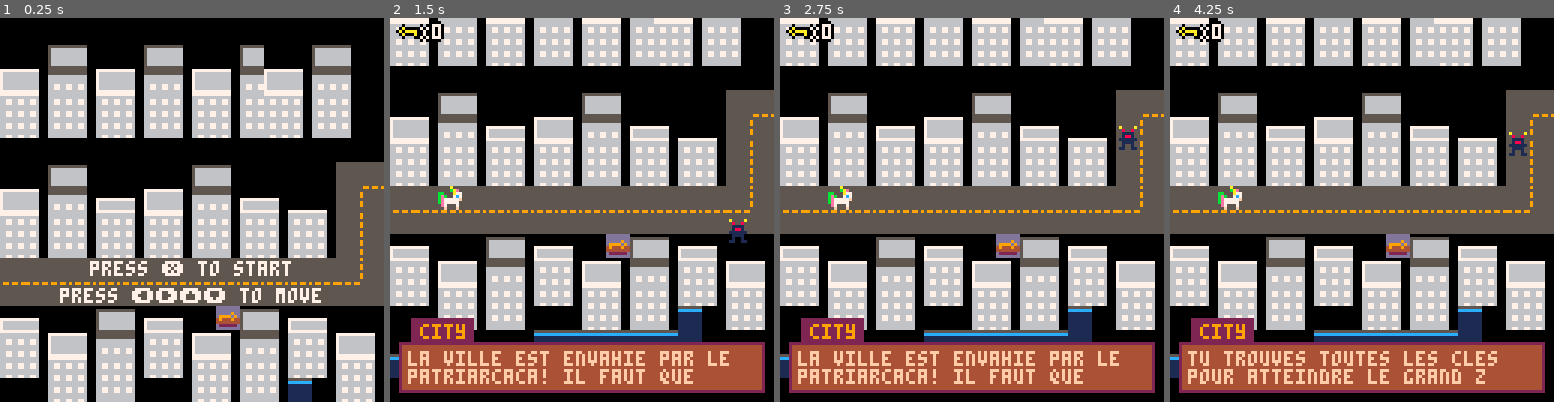
Above: before the commit, frames 1-4 (left to right).
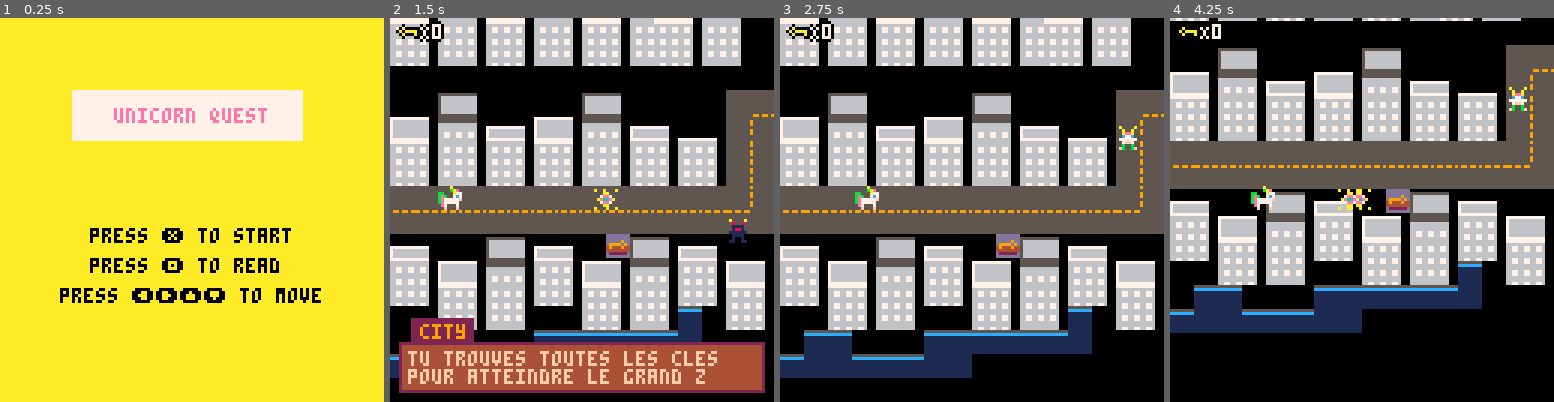
Above: after the commit, the same moments.

Repository: Zineb-Ada/pico8Lua
Game: PICO-8 cartridge src/licornemap.p8
The game is run twice, just before and just after one commit, with the same random seed, the same clock (stepped at 60 frames per second) and the same inputs.
Inputs:
- Up to frame 1 (0.25 s): no input
- Up to frame 2 (1.5 s): tap X (X key) at 0.33, 1.07 s; tap O (Z key) at 0.7 s
- Up to frame 3 (2.75 s): hold Right 1.6-2.1 s; tap O (Z key) at 1.7, 2.1, 2.5 s; tap X (X key) at 1.85 s; hold Up 2.15-2.42 s; hold Right from 2.47 s (still down)
- Up to frame 4 (4.25 s): tap O (Z key) every 0.4 s from 2.9 to 4.1 s; tap X (X key) at 2.97, 4.08 s; release Right at 3.03 s; hold Left 3.08-3.58 s; hold Down 3.63-3.97 s; hold Right from 4.02 s (still down)

The runs differ from the first frame. In frame 1, 98% of the frame differs, in the area x 0-100%, y 0-100%; in frame 2, 2.3%; in frame 3, 14%; in frame 4, 73%.

Commit message:
Update licornemap.p8
Unicorn game fonctionnel

Diff:
--- a/src/licornemap.p8
+++ b/src/licornemap.p8
@@ -6,17 +6,17 @@
 function _init()
 	scene="menu"
 	title_screen()
+	music(59)
  create_player()
  init_message()
  create_message("city",
  "la ville est envahie par le\npatriarcaca! il faut que","tu trouves toutes les cles\npour atteindre le grand z","en chemin, utilise le pouvoir\ndes paillettes pour liberer","ses disciples de l'emprise\ndu male !")
  enemies={}
  gen_enemies()
--- friends={}
--- gen_friends()
  sparkles={}
  rainbows={}
  gen_rainbow()
+ create_big_unicorn()
 end
 
 function _update()
@@ -28,15 +28,25 @@
  update_message()
  enemy_movement()
  rainbow_movement()
--- friends_movement()
  interact()
-
- for e in all(enemies)  do
+ bu_movement()
+ score_text()
+
   for s in all(sparkles) do
-	  if hit(e,s) then
+	  if hit(new_enemy,s) then
 	  del(sparkles,s)
-   del(enemies,e)
+   del(enemies,new_enemy)
    end
+
+ 		if hit(ne,s) then
+ 				del(sparkles,s)
+ 				del(enemies,ne)
+ 		end
+
+ 		if hit(ez,s) then
+ 		del(sparkles,s)
+ 		del(enemies,ez)
+ 		ez.score+=10
 	 end
  end
 end
@@ -44,21 +54,31 @@
 function _draw()
 	cls()
 	draw_map()
+	if candy_unicorn==false then
 	draw_player()
+	end
+
+	if candy_unicorn==true then
+	draw_big_unicorn()
+	end
+
 	for r in all(rainbows) do
 		spr(68,r.x*8,r.y*8)
 	end
+
 	for e in all(enemies) do
 		spr(70,e.x*8,e.y*8)
-	end
---	for f in all(friends) do
-	-- spr(69,f.x*8,f.y*8)
---	end
+		spr(ez.sprite,ez.x*8,ez.y*8,4,4)
+	end
+
 	for s in all(sparkles) do
 	spr(88,s.x*8,s.y*8)
  end
  draw_ui()
  draw_message()
+ if end_game==true then
+ draw_endgame()
+ end
 end
 
 -->8
@@ -91,9 +111,12 @@
  sfx(20)
 end
 
+candy_unicorn=false
 function pick_up_candy(x,y)
 	next_tile(x,y)
+	candy_unicorn=true
 	sfx(0)
+
 end
 
 
@@ -152,10 +175,13 @@
  if check_flag(7,x,y) then
  	pick_up_candy(x,y)
  	end
+ if pick_up_candy == true then
+ 	p = bu
+ 	end
 
  if check_flag(2,x,y)
  and not pass_over then
-	create_message("piupiu","piapia")
+	create_message("ami","tu touches au but, le grand z\nse trouve derriere cette porte", "le bonbon tu mangeras","la force tu auras")
  pass_over=true
 	end
 end
@@ -176,8 +202,11 @@
 function gen_enemies()
 	new_enemy={x=14,y=5, speed=0.2, sens=1,axe="v"}
 	ne={x=22,y=16, speed=0.1, sens=1,axe="h"}
+ ez={x=41,y=8,sprite=84,speed=0.2,sens=1,axe="v",score=0}
+
  add(enemies,new_enemy)
  add(enemies,ne)
+ add(enemies,ez)
 
 end
 
@@ -206,8 +235,9 @@
 --enemies
 function gen_friends()
 	new_friend={x=10,y=10, speed=1, sens=0.05,axe="h"}
---	ne={x=22,y=16, speed=1, sens=0.1,axe="h"}
+	ezr={x=41,y=8,sprite=197,speed=0.2,sens=1,axe="v"}
  add(friends,new_friend)
+ add(friends,ezr)
 end
 
 function friends_movement()
@@ -265,8 +295,10 @@
 function gen_rainbow()
 	new_rainbow={x=14,y=5, speed=0.2, sens=1,axe="v"}
 	nr={x=22,y=16, speed=0.1, sens=1,axe="h"}
+ rainbow_z={x=43,y=8,sprite=84,speed=0.2,sens=1,axe="v"}
  add(rainbows,new_rainbow)
  add(rainbows,nr)
+ add(rainbows,rainbow_z)
 
 end
 
@@ -293,13 +325,13 @@
 
 function title_screen()
     while not btn(4) and  not btn(5) do
-        rectfill(0,0,127,127,0)
-        rectfill(16,24,104,64,0)
-        map(0,0,0,8,22,22)
-        color(7)
-        cursor(22,80)
-        print("press ❎ to start",30,81)
-        print("press ⬅️➡️⬆️⬇️ to move",20,90)
+        cls(10)
+
+        rectfill(24,24,100,40,7)
+       	print("unicorn quest",38,30,14)
+       	print("press ❎ to start",30,70,0)
+       	print("press 🅾️ to read",30,80,0)
+        print("press ⬅️➡️⬆️⬇️ to move",20,90,0)
         flip()
     end
 end
@@ -336,7 +368,7 @@
 	end
 
 function update_message()
-	if (btnp(⬇️)) then
+	if (btnp(🅾️)) then
 		deli(messages,1)
 		end
 end
@@ -352,6 +384,57 @@
 			end
 	end
 
+-->8
+--big unicorn
+
+function create_big_unicorn()
+bu={x=36, y=9,
+	sprite=82,
+	speed=0.2,
+	}
+end
+
+function draw_big_unicorn()
+	spr(bu.sprite,bu.x*8,bu.y*8,2,2)
+end
+
+function bu_movement()
+	newx=bu.x
+	newy=bu.y
+
+	if (btn(⬅️)) newx-=bu.speed
+	if (btn(➡️)) newx+=bu.speed
+	if (btn(⬆️)) newy-=bu.speed
+	if (btn(⬇️)) newy+=bu.speed
+	if (btnp(❎)) shoot()
+
+update_sparkles()
+
+	end
+
+-->8
+-- winner page
+end_game=false
+function score_text()
+    if ez.score == 10 then
+    end_game=true
+    end
+end
+
+function draw_endgame()
+	cls(14)
+	rectfill(31,53,112,79,2)
+	rectfill(28,50,110,76,0)
+	print ("bravo, tu as vaincu\nle patriarcaca!",32,58,10)
+	end
+…(8 lines of a section not shown)…
 
 
 
@@ -475,166 +558,166 @@
 
 __gff__
 0001210101000000000000000101010101010101010101000000000001010101010101010101010100000000010101010101010101010101000000000101010100000000000000000404000000000000000000000000000000080000000000000000000000000000000000000000000080000000000000000201000000000000
-0200000000000005050505000000000100000000000000050505050000000001000000000001010505050500000000010000050400050505050505000000000100010000000000000404000000000000000000000000000000000000000000000000000000000000000000000000000000000000000000000000000000000000
+0200000000000000050505000000000100000000000000000505050000000001000000000001010505050500000000010000050400050505050505000000000100010000000000000004000000000000000000000000000000000000000000000000000000000000000000000000000000000000000000000000000000000000
 __map__
 0102030401020304010203010203040707070707070707070707070707070707070707070707070707070707070707070707070707070707070707070707070000000000000000000000000000000000000000000000000000000000000000000000000000000000000000000000000000000000000000000000000000000000
 1112131411121314111213111213140707070707070707070707070707070707070707070707070707070707070707070707070707070707070707070707070000000000000000000000000000000000000000000000000000000000000000000000000000000000000000000000000000000000000000000000000000000000
 2122232421222324212223212223241715160707070715160707070707070707070707070707070707070707070707070707070707070707070707070707070000000000000000000000000000000000000000000000000000000000000000000000000000000000000000000000000000000000000000000000000000000000
 3132333431323334313233313233340125262526252625260707070707070707070707070707070707070707070707070707070707070707070707070707070000000000000000000000000000000000000000000000000000000000000000000000000000000000000000000000000000000000000000000000000000000000
 07070707070707070707070707070101353635363536353607070701020304070707070707c1c1c1c1c1c1c1c1c1c1c10707070707070707070707070707070000000000000000000000000000000000000000000000000000000000000000000000000000000000000000000000000000000000000000000000000000000000
-01020304070701010304070707076d6e282928295929080907151611121314151607070707c1c0c0c0c0d0d1c0c0c0c10707070707070707070707070707070000000000000000000000000000000000000000000000000000000000000000000000000000000000000000000000000000000000000000000000000000000000
-11121314151611121314151607077d7e383938393839181980252621222324252607070707c14fd0d14fe0e1c0d0d1c10707070707070707070707070707070000000000000000000000000000000000000000000000000000000000000000000000000000000000000000000000000000000000000000000000000000000000
-21222324252621222324252625260a0b0102030415160a0b01020304323334353627272727c14fe0e14f4fc0c0e0e1c10707070707070707070707070707070000000000000000000000000000000000000000000000000000000000000000000000000000000000000000000000000000000000000000000000000000000000
-31323334353631323334353635361a1b1112131425261a1b11121314070707c1c1c1c1c1c1c14f4f4f54555657c0c0c10707070707070707070707070707070000000000000000000000000000000000000000000000000000000000000000000000000000000000000000000000000000000000000000000000000000000000
-6a696a286a6a6a292829282928292a2b2122232435360a0b21222324272727c14f4f4f704f4f4fd0d164656667d0d1c10707070707070707070707070707070000000000000000000000000000000000000000000000000000000000000000000000000000000000000000000000000000000000000000000000000000000000
-7a797a7a7a7a7a7a7a7a7a397a7a3a3b3132333407071a1b31323334373737c14f4f4f4f4f4f4fe0e174757677e0e1c10707070707070707070707070707070000000000000000000000000000000000000000000000000000000000000000000000000000000000000000000000000000000000000000000000000000000000
-1516015a0304151601800304151601000304272727070a0b07070102050506c14f4f4f4f4f4f4f4f4f8485864fc0c0c10707070707070707070707070707070000000000000000000000000000000000000000000000000000000000000000000000000000000000000000000000000000000000000000000000000000000000
-252611121314252611121314252611121314010203041a1b15161112111206c14f4f111227c14fd0d14fd0d1c0d0d1c10707070707070707070707070707070000000000000000000000000000000000000000000000000000000000000000000000000000000000000000000000000000000000000000000000000000000000
-353621222324353621222324353621222324111213140a0b25262122212206c14f4f212237c14fe0e14fe0e1c0e0e1c10707070707070707070707070707070000000000000000000000000000000000000000000000000000000000000000000000000000000000000000000000000000000000000000000000000000000000
+01020304070701010304070707076d6e282928295929080907151611121314151607070707c1c0c0c0c0c0c0c0c0c0c10707070707070707070707070707070000000000000000000000000000000000000000000000000000000000000000000000000000000000000000000000000000000000000000000000000000000000
+11121314151611121314151607077d7e383938393839181980252621222324252607070707c14fd0d14fd0d1c0d0d1c10707070707070707070707070707070000000000000000000000000000000000000000000000000000000000000000000000000000000000000000000000000000000000000000000000000000000000
+21222324252621222324252625260a0b0102030415160a0b01020304323334353627272727c14fe0e14fe0e1c0e0e1c10707070707070707070707070707070000000000000000000000000000000000000000000000000000000000000000000000000000000000000000000000000000000000000000000000000000000000
+31323334353631323334353635361a1b1112131425261a1b11121314070707c1c1c1c1c1c1c14f4f4fc0c0c057c0c0c10707070707070707070707070707070000000000000000000000000000000000000000000000000000000000000000000000000000000000000000000000000000000000000000000000000000000000
+6a696a286a6a6a292829282928292a2b2122232435360a0b21222324272727c14f4f4f704f374fd0d1c0d0d1c0d0d1c10707070707070707070707070707070000000000000000000000000000000000000000000000000000000000000000000000000000000000000000000000000000000000000000000000000000000000
+7a797a7a7a7a7a7a7a7a7a397a7a3a3b3132333407071a1b31323334373737c14f4f4f4f4f374fe0e1c0e0e1c0e0e1c10707070707070707070707070707070000000000000000000000000000000000000000000000000000000000000000000000000000000000000000000000000000000000000000000000000000000000
+1516015a0304151601800304151601000304272727070a0b07070102050506c14f4f4f4f4f374f4f4f84c0c0c0c0c0c10707070707070707070707070707070000000000000000000000000000000000000000000000000000000000000000000000000000000000000000000000000000000000000000000000000000000000
+252611121314252611121314252611121314010203041a1b15161112111206c14f4f111206c14fd0d14fd0d1c0d0d1c10707070707070707070707070707070000000000000000000000000000000000000000000000000000000000000000000000000000000000000000000000000000000000000000000000000000000000
+353621222324353621222324353621222324111213140a0b25262122212206c14f4f212206c14fe0e14fe0e1c0e0e1c10707070707070707070707070707070000000000000000000000000000000000000000000000000000000000000000000000000000000000000000000000000000000000000000000000000000000000
 070731323334070731323334270731323334212223241a1b35363132313280c1b2c1313206c1c14f4f4f4fc0c0c0c0c10707070707070707070707070707070000000000000000000000000000000000000000000000000000000000000000000000000000000000000000000000000000000000000000000000000000000000
-072727070707272727272727370707070707313233344d4e282928292829282928292829696ac1c0c0c0c0c0c0c0c0c10707070707070707070707070707070000000000000000000000000000000000000000000000000000000000000000000000000000000000000000000000000000000000000000000000000000000000
-273737272727373707070707070707070707070715165d5e383938393839383938393839797ac1c1c1c1c1c1c1c1c1c10707070707070707070707070707070000000000000000000000000000000000000000000000000000000000000000000000000000000000000000000000000000000000000000000000000000000000
-0707070707070707070707070707070707070707252615161516151607070707070707828282828282828282070707070707070707070707070707070707070000000000000000000000000000000000000000000000000000000000000000000000000000000000000000000000000000000000000000000000000000000000
-0707070707070707070707070707070707070707070725262526252607070707070782828282828282828282070707070707070707070707070707070707070000000000000000000000000000000000000000000000000000000000000000000000000000000000000000000000000000000000000000000000000000000000
-0707070707070707070707070707070707070707070707070707070707070707070707828282828282828282070707070707070707070707070707070707070000000000000000000000000000000000000000000000000000000000000000000000000000000000000000000000000000000000000000000000000000000000
-0707070707070707070707070707070707070707070707070707070707070707070707050505053c3d3e3f05070707070707070707070707070707070707070000000000000000000000000000000000000000000000000000000000000000000000000000000000000000000000000000000000000000000000000000000000
-0707070707070707070707070707070707070707070707070707070707070707070707070707070707070707070707070707070707070707070707070707070000000000000000000000000000000000000000000000000000000000000000000000000000000000000000000000000000000000000000000000000000000000
-0707070707070707070707070707070707070707070707070707070707070707070707070707070707070707070707070707070707070707070707070707070000000000000000000000000000000000000000000000000000000000000000000000000000000000000000000000000000000000000000000000000000000000
-0707070707070707070707070707070707070707070707070707070707070707070707070707070707070707070707070707070707070707070707070707070000000000000000000000000000000000000000000000000000000000000000000000000000000000000000000000000000000000000000000000000000000000
-0707070707070707070707070707070707070707070707070707070707070707070707070707070707070707070707070707070707070707070707070707070000000000000000000000000000000000000000000000000000000000000000000000000000000000000000000000000000000000000000000000000000000000
-0707070707070707070707070707070707070707070707070707070707070707070707070707070707070707070707070707070707070707070707070707070000000000000000000000000000000000000000000000000000000000000000000000000000000000000000000000000000000000000000000000000000000000
-0707070707070707070707070707070707070707070707070707070707070707070707070707070707070707070707070707070707070707070707070707070000000000000000000000000000000000000000000000000000000000000000000000000000000000000000000000000000000000000000000000000000000000
-0707070707070707070707070707070707070707070707070707070707070707070707070707070707070707070707070707070707070707070707070707070000000000000000000000000000000000000000000000000000000000000000000000000000000000000000000000000000000000000000000000000000000000
-0707070707070707070707070707070707070707070707070707070707070707070707070707070707070707070707070707070707070707070707070707070000000000000000000000000000000000000000000000000000000000000000000000000000000000000000000000000000000000000000000000000000000000
-0707070707070707070707070707070707070707070707070707070707070707070707070707070707070707070707070707070707070707070707070707070000000000000000000000000000000000000000000000000000000000000000000000000000000000000000000000000000000000000000000000000000000000
-0707070707070707070707070707070707070707070707070707070707070707070707070707070707070707070707070707070707070707070707070707070000000000000000000000000000000000000000000000000000000000000000000000000000000000000000000000000000000000000000000000000000000000
-0707070707070707070707070707070707070707070707070707070707070707070707070707070707070707070707070707070707070707070707070707070000000000000000000000000000000000000000000000000000000000000000000000000000000000000000000000000000000000000000000000000000000000
-…(129 lines of a section not shown)…
+072727070707272727272727370707070707313233344d4e282928292829282928292829696ac1d0d1c0d0d1c0d0d1c10707070707070707070707070707070000000000000000000000000000000000000000000000000000000000000000000000000000000000000000000000000000000000000000000000000000000000
+273737272727373707070707070707070707070715165d5e383938393839383938393839797ac1e0e184e0e184e0e1c10707070707070707070707070707070000000000000000000000000000000000000000000000000000000000000000000000000000000000000000000000000000000000000000000000000000000000
+0707070707070707070707070707070707070707252615161516151605050505050505050505c18484848484848484c10707070707070707070707070707070000000000000000000000000000000000000000000000000000000000000000000000000000000000000000000000000000000000000000000000000000000000
+0707070707070707070707070707070707070707070725262526252605050505050505050505c1d0d184d0d184d0d1c10707070707070707070707070707070000000000000000000000000000000000000000000000000000000000000000000000000000000000000000000000000000000000000000000000000000000000
+0707070707070707070707070707070707070707070707070707070705050505050505050505c1e0e184e0e184e0e1c10707070707070707070707070707070000000000000000000000000000000000000000000000000000000000000000000000000000000000000000000000000000000000000000000000000000000000
+0707070707070707070707070707070707070707070707070707070705050505050505050505c1c1c1c1c1c1c1c1c1c10707070707070707070707070707070000000000000000000000000000000000000000000000000000000000000000000000000000000000000000000000000000000000000000000000000000000000
+0707070707070707070707070707070707070707070707070707070707070707070707070707070707070707070707070707070707070707070707070707070000000000000000000000000000000000000000000000000000000000000000000000000000000000000000000000000000000000000000000000000000000000
+0707070707070707070707070707070707070707070707070707070707070707070707070707070707070707070707070707070707070707070707070707070000000000000000000000000000000000000000000000000000000000000000000000000000000000000000000000000000000000000000000000000000000000
+0707070707070707070707070707070707070707070707070707070707070707070707070707070707070707070707070707070707070707070707070707070000000000000000000000000000000000000000000000000000000000000000000000000000000000000000000000000000000000000000000000000000000000
+0707070707070707070707070707070707070707070707070707070707070707070707070707070707070707070707070707070707070707070707070707070000000000000000000000000000000000000000000000000000000000000000000000000000000000000000000000000000000000000000000000000000000000
+0707070707070707070707070707070707070707070707070707070707070707070707070707070707070707070707070707070707070707070707070707070000000000000000000000000000000000000000000000000000000000000000000000000000000000000000000000000000000000000000000000000000000000
+0707070707070707070707070707070707070707070707070707070707070707070707070707070707070707070707070707070707070707070707070707070000000000000000000000000000000000000000000000000000000000000000000000000000000000000000000000000000000000000000000000000000000000
+0707070707070707070707070707070707070707070707070707070707070707070707070707070707070707070707070707070707070707070707070707070000000000000000000000000000000000000000000000000000000000000000000000000000000000000000000000000000000000000000000000000000000000
+0707070707070707070707070707070707070707070707070707070707070707070707070707070707070707070707070707070707070707070707070707070000000000000000000000000000000000000000000000000000000000000000000000000000000000000000000000000000000000000000000000000000000000
+0707070707070707070707070707070707070707070707070707070707070707070707070707070707070707070707070707070707070707070707070707070000000000000000000000000000000000000000000000000000000000000000000000000000000000000000000000000000000000000000000000000000000000
+0707070707070707070707070707070707070707070707070707070707070707070707070707070707070707070707070707070707070707070707070707070000000000000000000000000000000000000000000000000000000000000000000000000000000000000000000000000000000000000000000000000000000000
+0707070707070707070707070707070707070707070707070707070707070707070707070707070707070707070707070707070707070707070707070707070000000000000000000000000000000000000000000000000000000000000000000000000000000000000000000000000000000000000000000000000000000000
+…(129 lines of a section not shown)…
Not shown, changed: 48 lines of the sprite sheet (__gfx__) section of src/licornemap.p8
Not shown, changed: the sound effects (__sfx__) section of src/licornemap.p8
